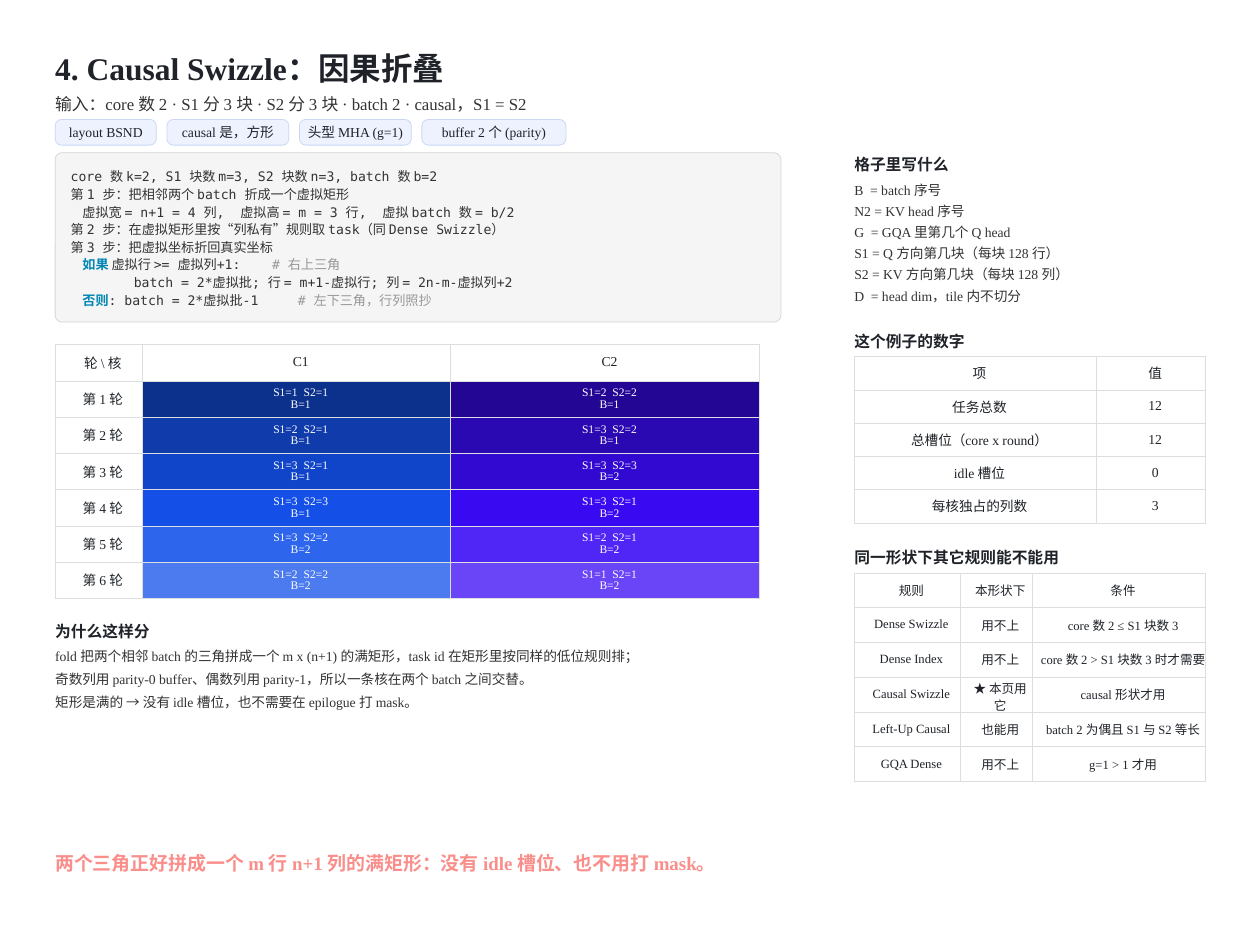
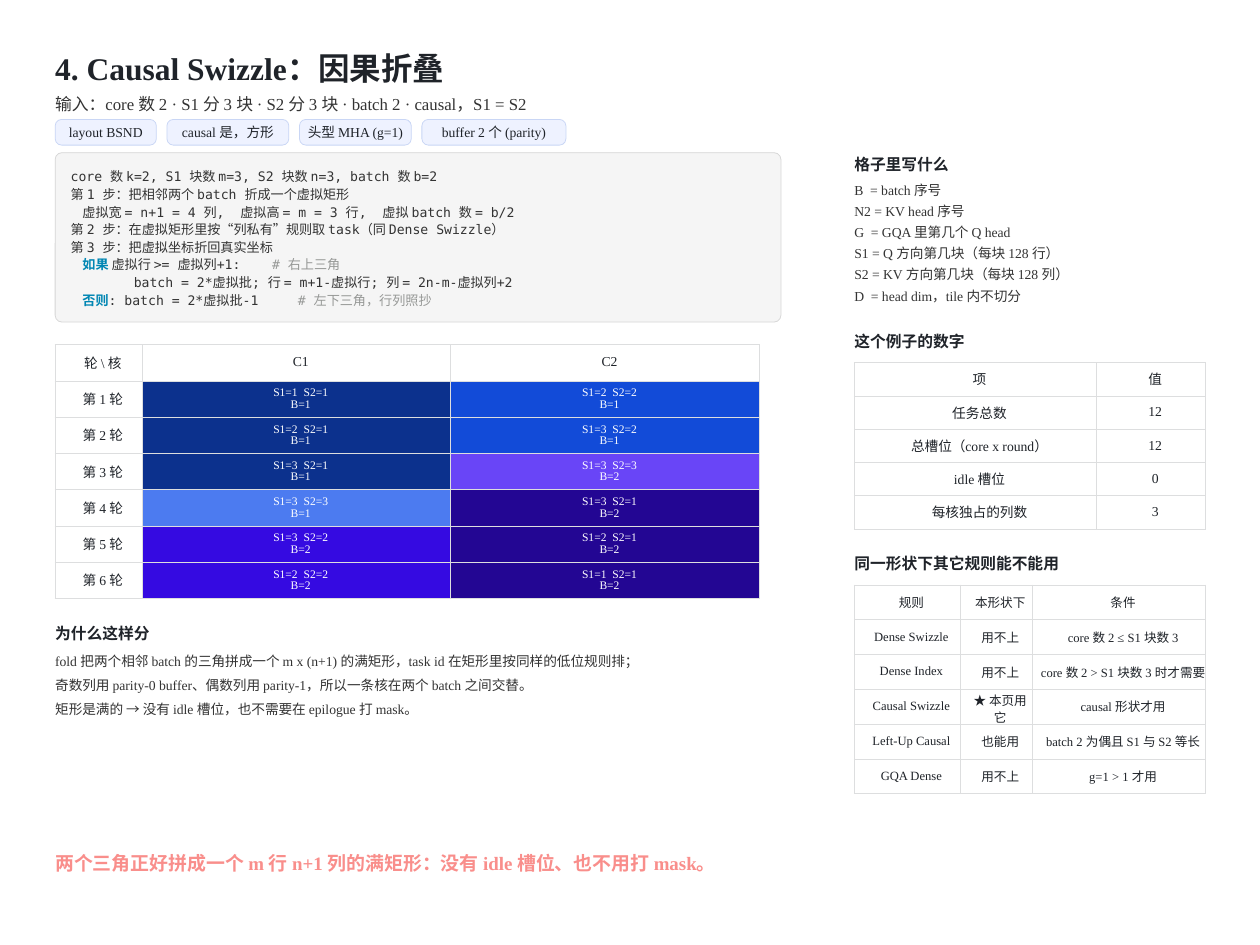
Before and after one commit to guomc9/SeeTen, a slide deck: slide 7 of cases/flash-attention-det-accum/out/v4-index-schedules-rev2.pptx. Drawn at 1260x945 pixels with LibreOffice and Linux fonts; fonts in the diff are those of the drawing. Boxes give left, top, right and bottom in pixels: in the first picture for what was removed or moved away, otherwise in the second. Text is boxed around its words. In the diff, an @@ line names an element or a change of style, - is before the commit and + after.

```diff
--- a/cases/flash-attention-det-accum/out/v4-index-schedules-rev2.pptx
+++ b/cases/flash-attention-det-accum/out/v4-index-schedules-rev2.pptx
@@ table at bbox=[55, 345, 759, 599] @@
@@ fill #230693 to #124BD8 in row 2, column 3 @@
@@ fill #0F3BAB to #0C318D in row 3, column 2 @@
@@ fill #2A08B2 to #124BD8 in row 3, column 3 @@
@@ fill #1145C9 to #0C318D in row 4, column 2 @@
@@ fill #3109D1 to #6945F7 in row 4, column 3 @@
@@ fill #1450E7 to #4C7BF0 in row 5, column 2 @@
@@ fill #390AF1 to #230693 in row 5, column 3 @@
@@ fill #2E65ED to #350AE1 in row 6, column 2 @@
@@ fill #5026F6 to #230693 in row 6, column 3 @@
@@ fill #4C7BF0 to #350AE1 in row 7, column 2 @@
@@ fill #6945F7 to #230693 in row 7, column 3 @@
@@ table: place and size @@
-table at bbox=[854, 573, 1206, 782]
+table at bbox=[854, 585, 1206, 794]
@@ 4 texts, 1 table: place and size @@
-4 texts, 1 table at bbox=[55, 357, 1206, 710]
+4 texts, 1 table at bbox=[55, 363, 1206, 717]
```
Also in this commit, not shown: 15 other slides changed, 2 other files.
